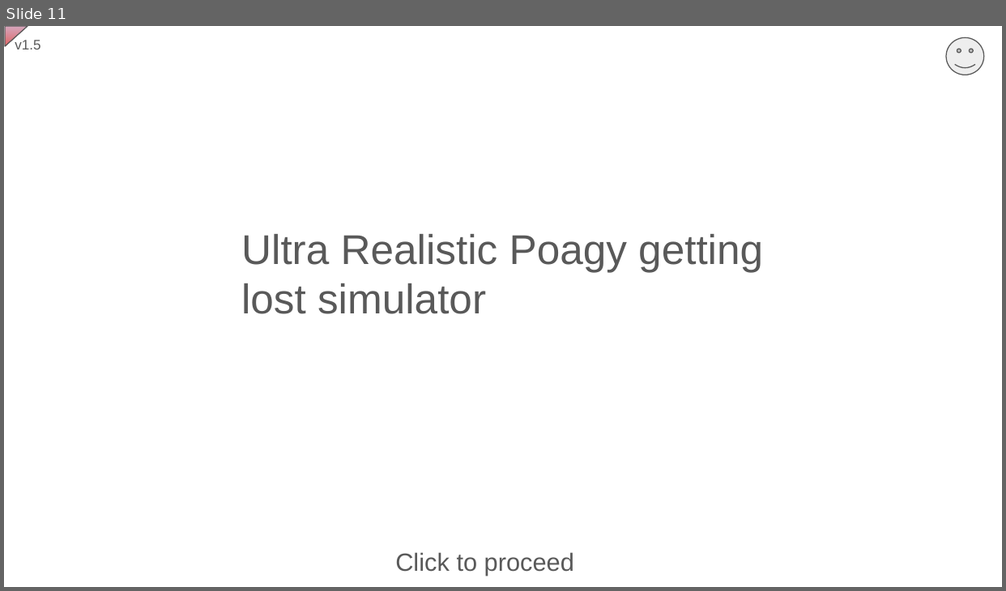
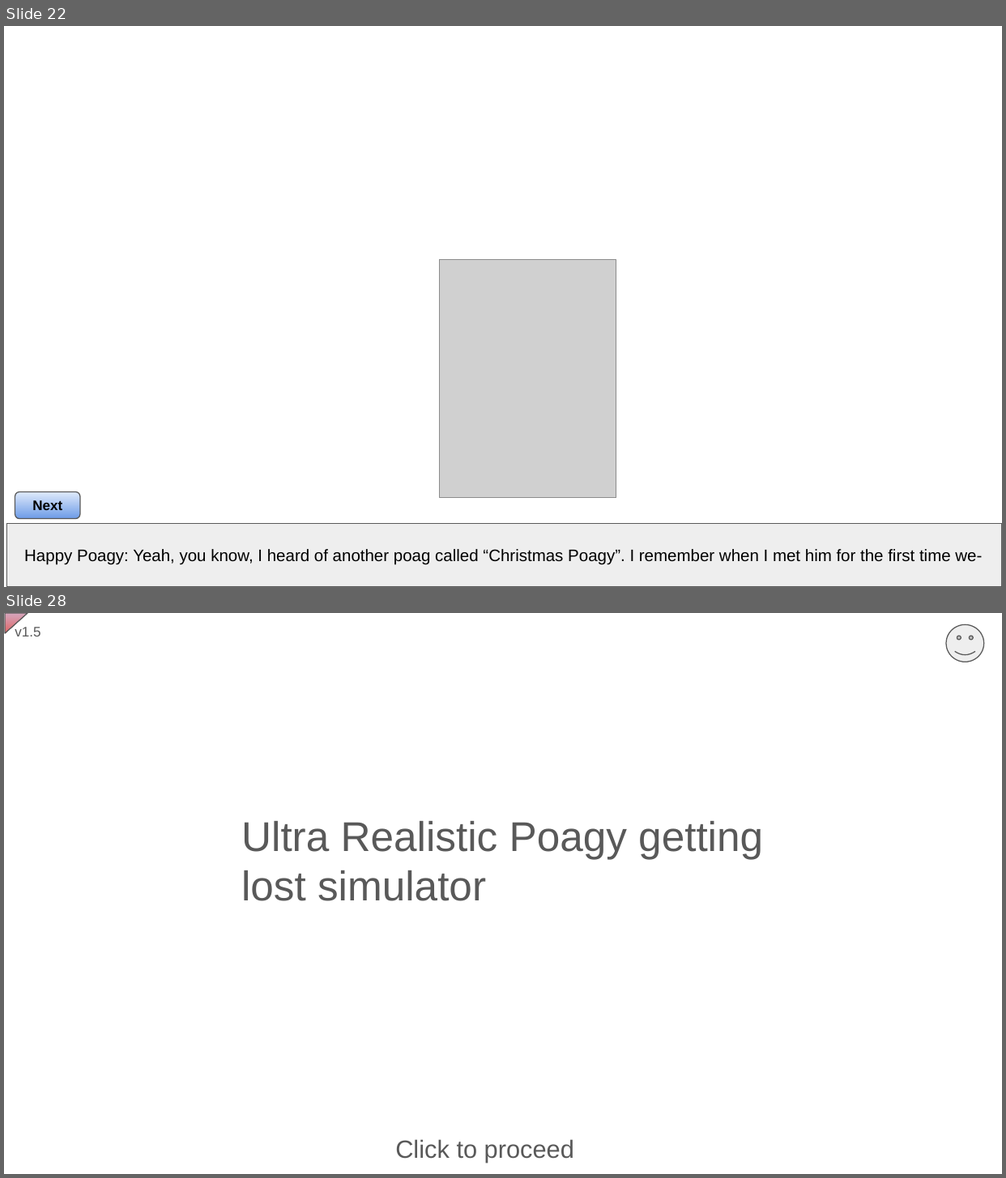
Before and after one commit to RitPigDev/poagy.gs-plus, a slide deck: poagy.gs+.pptx. Shown one above the other, each under a label of ours: slide 11 before the commit, slides 22 and 28 after it; the slides between them are not shown. The pictures are 1006x591 and 1006x1178 pixels, drawn with LibreOffice and Linux fonts; fonts in the diff are those of the drawing; grey boxes stand for pictures; background and template pictures are left out. Boxes give left, top, right and bottom in pixels: in the first picture for what was removed or moved away, otherwise in the second. Text is boxed around its words. In the diff, an @@ line names an element or a change of style, - is before the commit and + after.

```diff
--- a/poagy.gs+.pptx
+++ b/poagy.gs+.pptx
@@ slide 22 added at [4,26,1002,587], background picture (left out) @@
@@ picture added at [439,259,616,498] @@
@@ rounded rectangle added at [15,492,80,519], fill gradient #DFEAFB to #6E9CE7, outline #595959 0.75 pt, 10 pt, text #000000, bold @@
+Next
@@ rectangle added at [7,524,1002,587], fill #EEEEEE, outline #595959 0.75 pt, 12 pt, text #000000 @@
+Happy Poagy: Yeah, you know, I heard of another poag called “Christmas Poagy”. I remember when I met him for the first time we-
@@ what was slide 11 is now slide 28 @@
```
Also in this commit, not shown: 7 slides changed, 17 other slides added.
